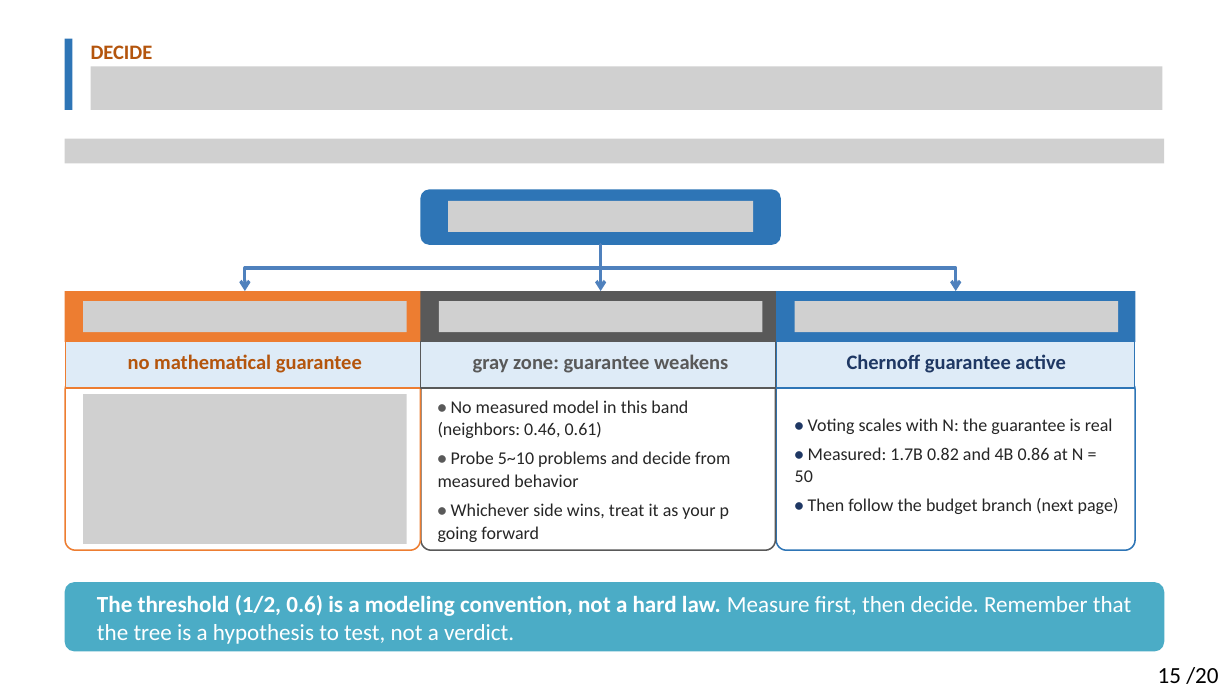
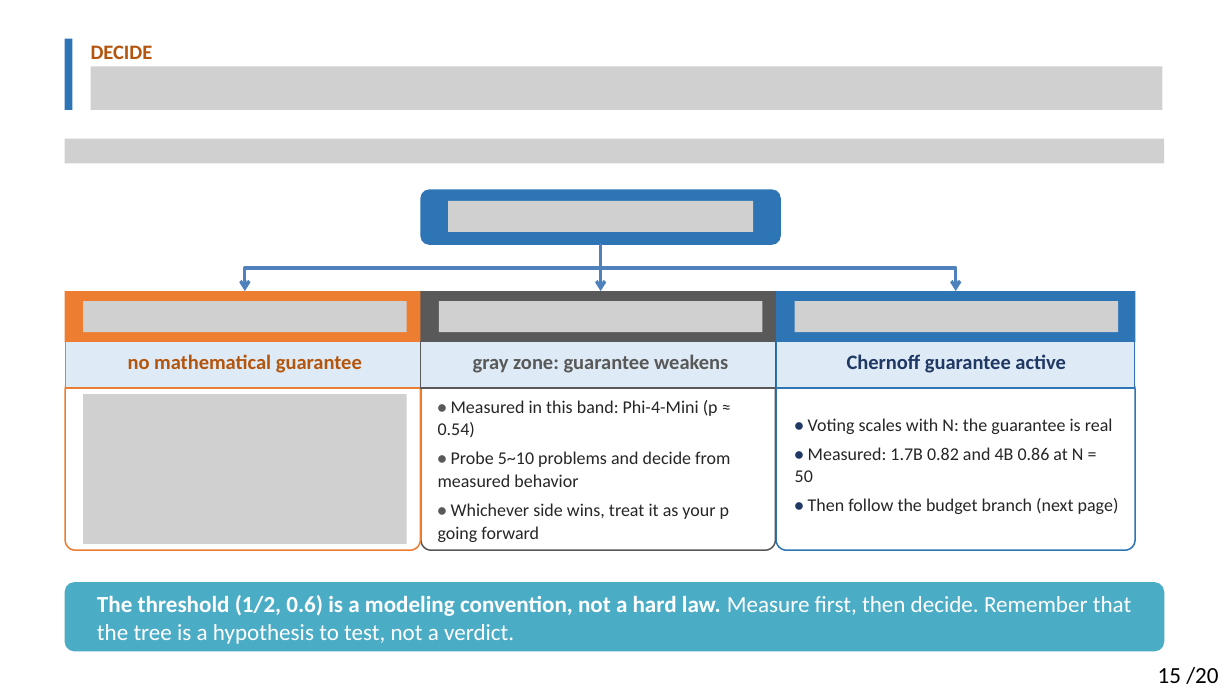
Before and after one commit to Solitus0726/search-vs-verify-course, a slide deck: slide 15 of slides/lecture_slides.pptx. Drawn at 1232x693 pixels with LibreOffice and Linux fonts; fonts in the diff are those of the drawing; grey boxes stand for pictures. Boxes give left, top, right and bottom in pixels: in the first picture for what was removed or moved away, otherwise in the second. Text is boxed around its words. In the diff, an @@ line names an element or a change of style, - is before the commit and + after.

```diff
--- a/slides/lecture_slides.pptx
+++ b/slides/lecture_slides.pptx
@@ text at bbox=[438, 400, 718, 437]: text changed @@
-• No measured model in this band (neighbors: 0.46, 0.61)
+• Measured in this band: Phi-4-Mini (p ≈ 0.54)
```
Also in this commit, not shown: 10 other slides changed, 1 other file.
